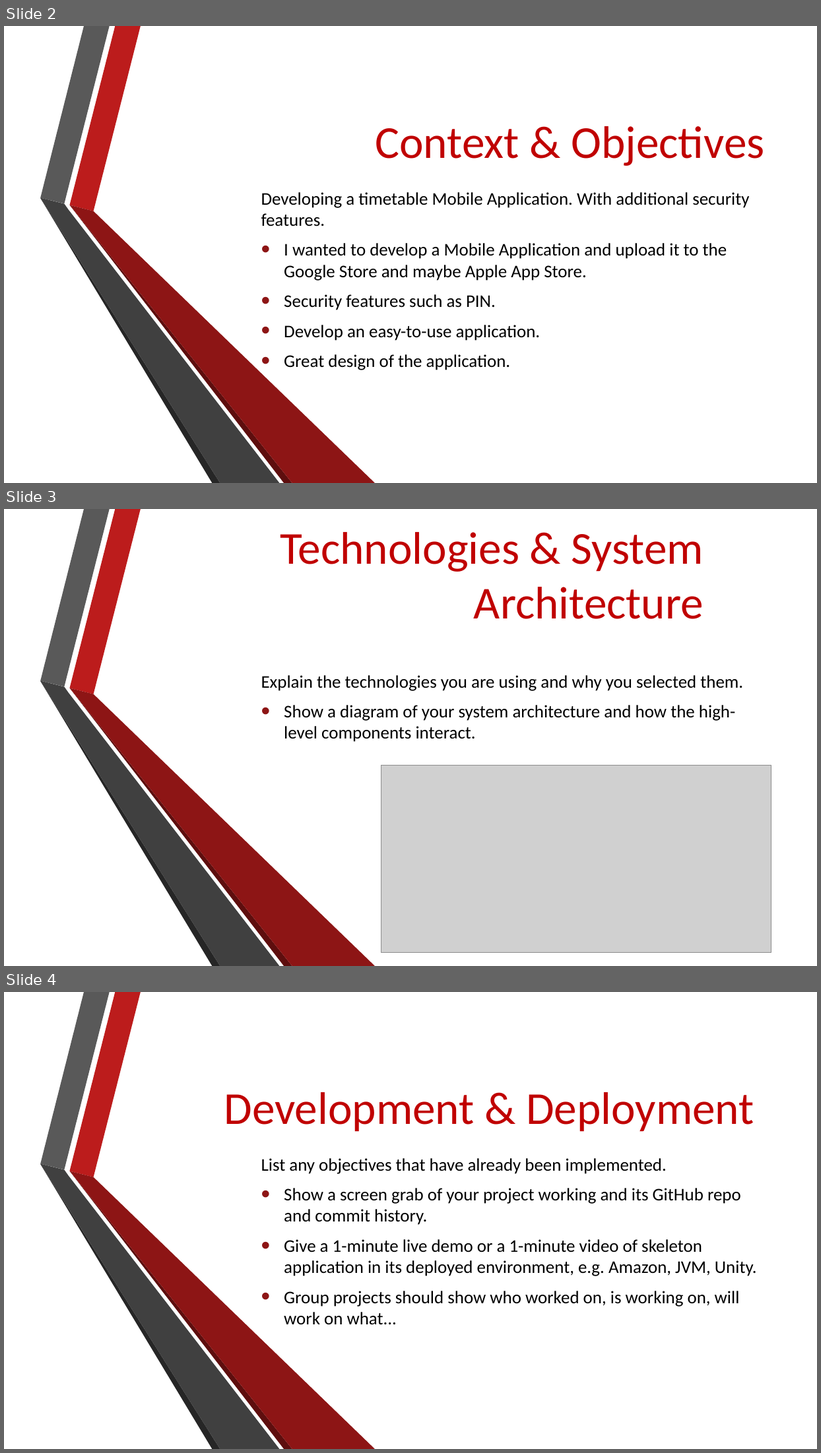
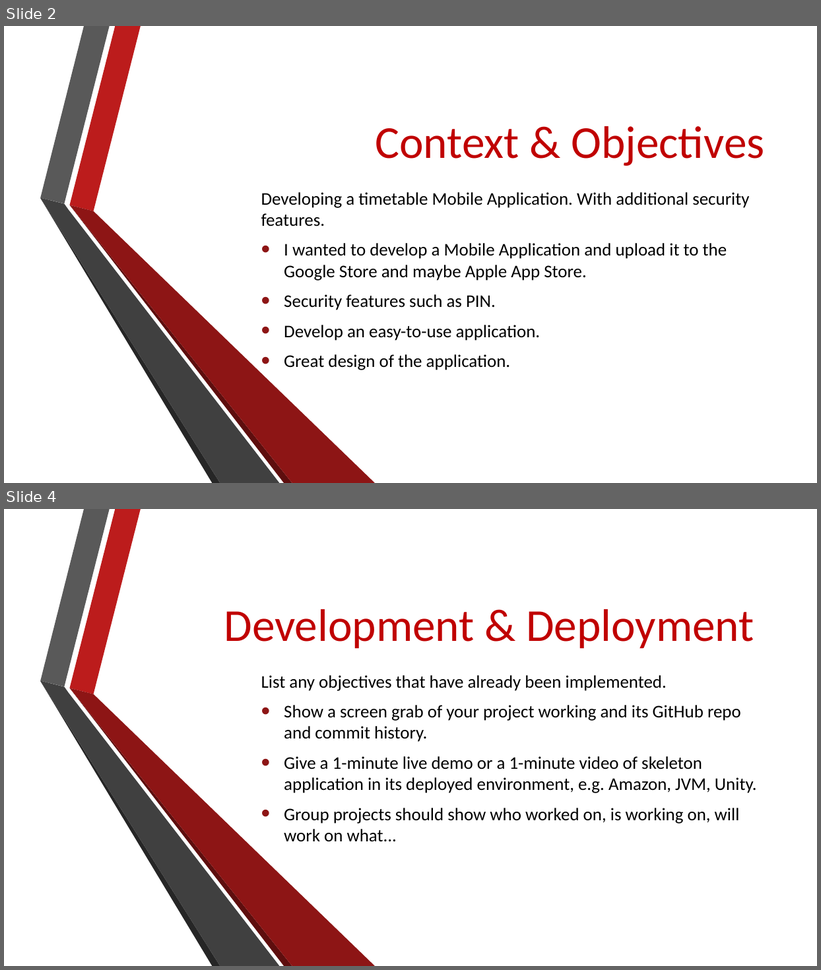
Before and after one commit to Oskar-Ciebien/Timetable_Application, a slide deck: Documents/Semester 1 Presentation.pptx. Shown one above the other, each under a label of ours: slides 2, 3 and 4 before the commit, slides 2 and 4 after it; the slides between them are not shown. The pictures are 821x1453 and 821x970 pixels, drawn with LibreOffice and Linux fonts; fonts in the diff are those of the drawing; grey boxes stand for pictures; background and template pictures are left out. Boxes give left, top, right and bottom in pixels: in the first picture for what was removed or moved away, otherwise in the second. Text is boxed around its words. In the diff, an @@ line names an element or a change of style, - is before the commit and + after.

```diff
--- a/Documents/Semester 1 Presentation.pptx
+++ b/Documents/Semester 1 Presentation.pptx
@@ slide 3 removed at [4, 509, 817, 966], background picture (left out); not listed: 6 template elements that a slide beside it also shows @@
@@ title removed at [280, 532, 704, 619] @@
-Technologies & System Architecture
@@ subtitle removed at [261, 675, 743, 742] @@
-Explain the technologies you are using and why you selected them.
-• Show a diagram of your system architecture and how the high-level components interact.
@@ picture removed at [382, 765, 772, 953] @@
```
Also in this commit, not shown: 1 slide added.
